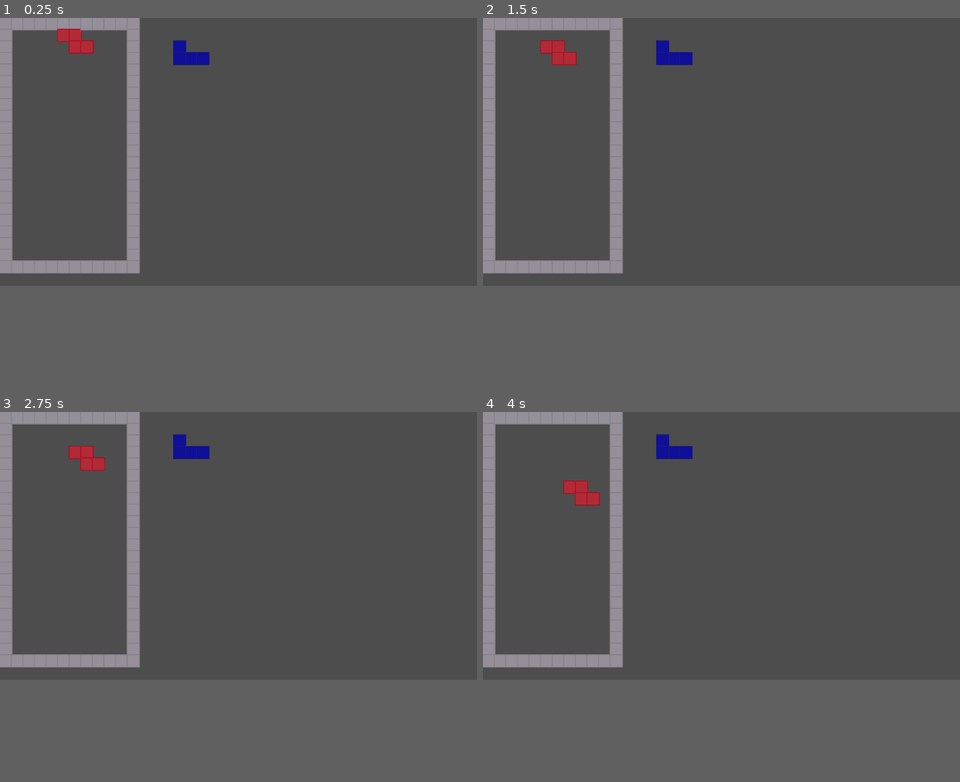
Above: before the commit, frames 1-4 (two rows, left to right).
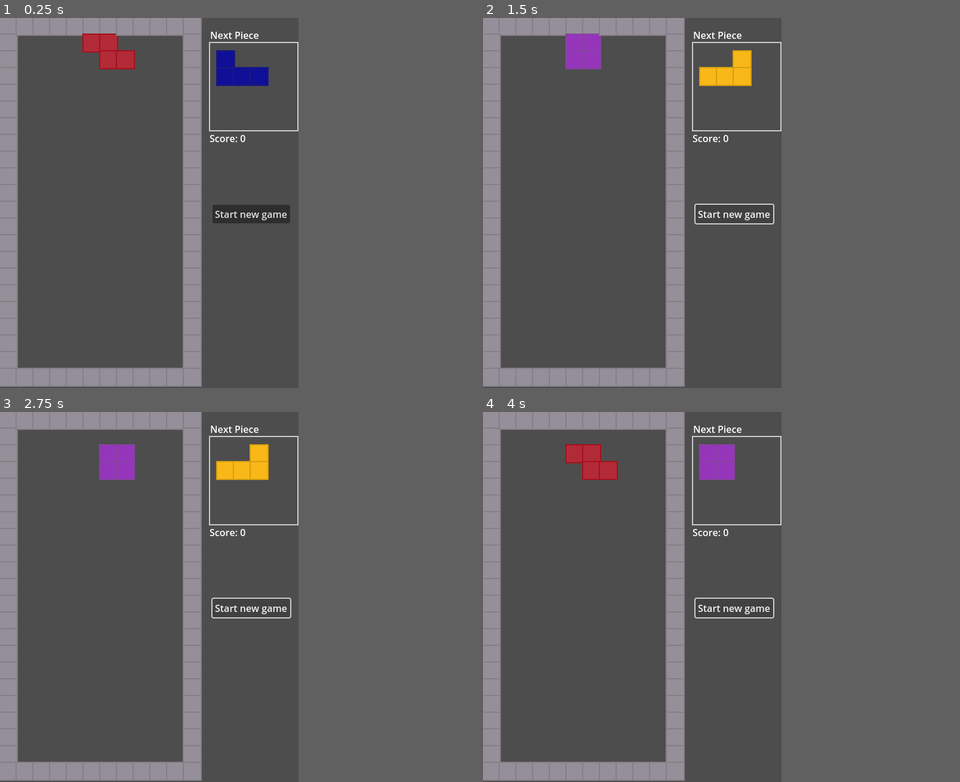
Above: after the commit, the same moments.

Repository: Lucca45/shadowforge
Game: Godot game, scene res://scenes/main.tscn
Two runs of this game, one before a commit and one after it. Both use one fixed random seed, a clock stepped at 60 frames per second and the inputs below.
Inputs (mouse positions are in pixels of both pictures, inside the frame that each line leads up to):
- Up to frame 1 (0.25 s): no input
- Up to frame 2 (1.5 s): click (883, 158) at 0.5 s, where only the run after the commit has a clickable "Start new game"; click (883, 158) at 1.25 s, where only the run after the commit has a clickable "Start new game"
- Up to frame 3 (2.75 s): hold Right (ui_right) from 2.03 s (still down)
- Up to frame 4 (4 s): tap Enter at 2.75 s; release Right (ui_right) at 2.78 s; hold Down (ui_down) 2.78-3.53 s; tap Space at 3.5 s; hold Right (ui_right) from 3.53 s (still down)
In our replay, the window is 799x449 before the commit and 500x620 after it. These sizes can differ from the game's own. Grey fills any space a smaller window leaves; there, only what the larger window draws over its background counts as a difference.

The runs differ from the first frame. In frame 1, 14% of the frame differs, in the area x 0-63%, y 0-100%; in frame 2, 14%; in frame 3, 13%; in frame 4, 14%.

Commit message:
Tetris update
game over, restart game

Diff:
--- /dev/null
+++ b/Tetris/tetris/game_hud.tscn
@@ -0,0 +1,65 @@
+[gd_scene load_steps=2 format=3 uid="uid://b6deqtigvr01j"]
+
+[sub_resource type="StyleBoxFlat" id="StyleBoxFlat_8tn2b"]
+bg_color = Color(0.6, 0.6, 0.6, 0)
+border_width_left = 2
+border_width_top = 2
+border_width_right = 2
+border_width_bottom = 2
+
+[node name="GameHUD" type="CanvasLayer"]
+
+[node name="Panel" type="Panel" parent="."]
+custom_minimum_size = Vector2(120, 150)
+anchors_preset = 6
+anchor_left = 1.0
+anchor_top = 0.5
+anchor_right = 1.0
+anchor_bottom = 0.5
+offset_left = -150.0
+offset_top = -270.0
+offset_bottom = -120.0
+grow_horizontal = 0
+grow_vertical = 2
+theme_override_styles/panel = SubResource("StyleBoxFlat_8tn2b")
+
+[node name="Label" type="Label" parent="."]
+offset_left = 352.0
+offset_top = 17.0
+offset_right = 434.0
+offset_bottom = 40.0
+text = "Next Piece"
+
+[node name="ScoreLabel" type="Label" parent="."]
+anchors_preset = 6
+anchor_left = 1.0
+anchor_top = 0.5
+anchor_right = 1.0
+anchor_bottom = 0.5
+offset_left = -149.0
+offset_top = -120.0
+offset_right = -1.0
+offset_bottom = -97.0
+grow_horizontal = 0
+grow_vertical = 2
+
+[node name="GameOverLabel" type="Label" parent="."]
+anchors_preset = 8
+anchor_left = 0.5
+anchor_top = 0.5
+anchor_right = 0.5
+anchor_bottom = 0.5
+offset_left = -135.0
+offset_top = -12.0
+offset_right = -43.0
+offset_bottom = 11.0
+grow_horizontal = 2
+grow_vertical = 2
+text = "GAME OVER"
+
+[node name="StartButton" type="Button" parent="."]
+offset_left = 356.0
+offset_top = 313.0
+offset_right = 486.0
+offset_bottom = 344.0
+text = "Start new game"
--- a/Tetris/tetris/main.gd
+++ b/Tetris/tetris/main.gd
@@ -74,14 +74,27 @@
 var piece_atlas: Vector2i
 var next_piece_atlas: Vector2i
 
+var score: int
+const CLEAR_REWARD: int=150
+
+var is_game_running: bool
+
 @onready var active: TileMapLayer = $Active
 @onready var board: TileMapLayer = $Board
 
 
 func _ready() -> void:
 	start_new_game()
+	$GameHUD/StartButton.pressed.connect(start_new_game)
 
 func start_new_game() -> void:
+	score=0
+	$GameHUD/ScoreLabel.text="Score: "+str(score)
+	$GameHUD/GameOverLabel.visible=false
+	is_game_running=true
+	clear_tetromino()
+	clear_board()
+	clear_next_tetromino_preview()
 	current_tetromino_type = choose_tetromino()
 	piece_atlas = Vector2i(all_tetrominoes.find(current_tetromino_type), 0)
 	next_tetromino_type = choose_tetromino()
@@ -89,29 +102,30 @@
 	initialize_tetromino()
 
 func _physics_process(delta: float) -> void:
-	var movement_direction=Vector2i.ZERO
-
-	if Input.is_action_just_pressed("ui_left"):
-		movement_direction=Vector2i.LEFT
-	elif Input.is_action_just_pressed("ui_right"):
-		movement_direction=Vector2i.RIGHT
-	elif Input.is_action_just_pressed("ui_down"):
-		movement_direction=Vector2i.DOWN
-
-	if movement_direction!=Vector2i.ZERO:
-		movement_tetromino(movement_direction)
-
-	if Input.is_action_just_pressed("ui_up"):
-		rotate_tetromino()
-
-	var current_fall_interval=fall_interval
-	if Input.is_action_just_pressed("ui_down"):
-		current_fall_interval/=fast_fall_multiplier
-
-	fall_timer+=delta
-	if fall_timer>=current_fall_interval:
-		movement_tetromino(Vector2i.DOWN)
-		fall_timer=0
+	if is_game_running:
+		var movement_direction=Vector2i.ZERO
+
+		if Input.is_action_just_pressed("ui_left"):
+			movement_direction=Vector2i.LEFT
+		elif Input.is_action_just_pressed("ui_right"):
+			movement_direction=Vector2i.RIGHT
+		elif Input.is_action_just_pressed("ui_down"):
+			movement_direction=Vector2i.DOWN
+
+		if movement_direction!=Vector2i.ZERO:
+			movement_tetromino(movement_direction)
+
+		if Input.is_action_just_pressed("ui_up"):
+			rotate_tetromino()
+
+		var current_fall_interval=fall_interval
+		if Input.is_action_just_pressed("ui_down"):
+			current_fall_interval/=fast_fall_multiplier
+
+		fall_timer+=delta
+		if fall_timer>=current_fall_interval:
+			movement_tetromino(Vector2i.DOWN)
+			fall_timer=0
 
 
 
@@ -130,7 +144,7 @@
 	current_position=START_POSITION
 	active_tetromino=current_tetromino_type[rotation_index]
 	render_tetromino(active_tetromino, current_position, piece_atlas)
-	render_tetromino(next_tetromino_type[0], Vector2i(15, 2), next_piece_atlas)
+	render_tetromino(next_tetromino_type[0], Vector2i(13, 2), next_piece_atlas)
 
 @warning_ignore("shadowed_variable_base_class")
 func render_tetromino(tetromino: Array, position: Vector2i, atlas: Vector2i) -> void:
@@ -151,6 +165,8 @@
 				cells_filled+=1
 		if cells_filled==COLS:
 			shift_rows(row)
+			score+=CLEAR_REWARD
+			$GameHUD/ScoreLabel.text="Score: "+str(score)
 		else:
 			row-=1
 
@@ -163,6 +179,11 @@
 				board.erase_cell(Vector2i(j+1, i))
 			else:
 				board.set_cell(Vector2i(j+1, i), title_id, atlas)
+
+func clear_board() ->void:
+	for i in range(ROWS):
+		for j in range(COLS):
+			board.erase_cell(Vector2i(j+1, i+1))
 
 func rotate_tetromino() -> void:
 	if is_valid_rotation():
@@ -186,6 +207,7 @@
 			next_piece_atlas=Vector2i(all_tetrominoes.find(next_tetromino_type), 0)
 			clear_next_tetromino_preview()
 			initialize_tetromino()
+			is_game_over()
 
 func land_tetromno() ->void:
 	for i in active_tetromino:
@@ -193,8 +215,8 @@
 		board.set_cell(current_position+i, title_id, piece_atlas)
 
 func clear_next_tetromino_preview() ->void:
-	for i in range(14, 19):
-		for j in range(2, 6):
+	for i in range(13, 18):
+		for j in range(1, 10):
 			active.erase_cell(Vector2i(i, j))
 
 func is_valid_move(new_position: Vector2i) -> bool:
@@ -219,3 +241,10 @@
 	@warning_ignore("shadowed_variable")
 	var title_id=board.get_cell_source_id(pos)
 	return title_id==-1
+
+func is_game_over() ->void:
+	for i in active_tetromino:
+		if not is_within_bounds(i+current_position):
+			land_tetromno()
+			$GameHUD/GameOverLabel.visible=true
+			is_game_running=false
--- a/Tetris/tetris/project.godot
+++ b/Tetris/tetris/project.godot
@@ -13,6 +13,14 @@
 config/name="New Game Project"
 run/main_scene="uid://enkj55bnayyp"
 config/features=PackedStringArray("4.4", "GL Compatibility")
+boot_splash/show_image=false
+boot_splash/fullsize=false
+boot_splash/use_filter=false
+
+[display]
+
+window/size/viewport_width=500
+window/size/viewport_height=620
 
 [input]
 
--- a/Tetris/tetris/scenes/main.tscn
+++ b/Tetris/tetris/scenes/main.tscn
@@ -1,6 +1,7 @@
-[gd_scene load_steps=7 format=4 uid="uid://enkj55bnayyp"]
+[gd_scene load_steps=8 format=4 uid="uid://enkj55bnayyp"]
 
 [ext_resource type="Script" uid="uid://xj80mg0m5w84" path="res://main.gd" id="1_0wfyh"]
+[ext_resource type="PackedScene" uid="uid://b6deqtigvr01j" path="res://game_hud.tscn" id="2_jyhfs"]
 [ext_resource type="Texture2D" uid="uid://cqsn7dmrroru7" path="res://assets/tetrominoes.png" id="2_sugp2"]
 
 [sub_resource type="TileSetAtlasSource" id="TileSetAtlasSource_jyhfs"]
@@ -40,6 +41,8 @@
 [node name="Node2D" type="Node2D"]
 script = ExtResource("1_0wfyh")
 
+[node name="GameHUD" parent="." instance=ExtResource("2_jyhfs")]
+
 [node name="Board" type="TileMapLayer" parent="."]
 tile_map_data = PackedByteArray("AAAAAAAAAAAHAAAAAAAAAAEAAAAHAAAAAAAAAAIAAAAHAAAAAAAAAAMAAAAHAAAAAAAAAAQAAAAHAAAAAAAAAA …(944 unchanged characters)…
 tile_set = SubResource("TileSet_tbgi4")
